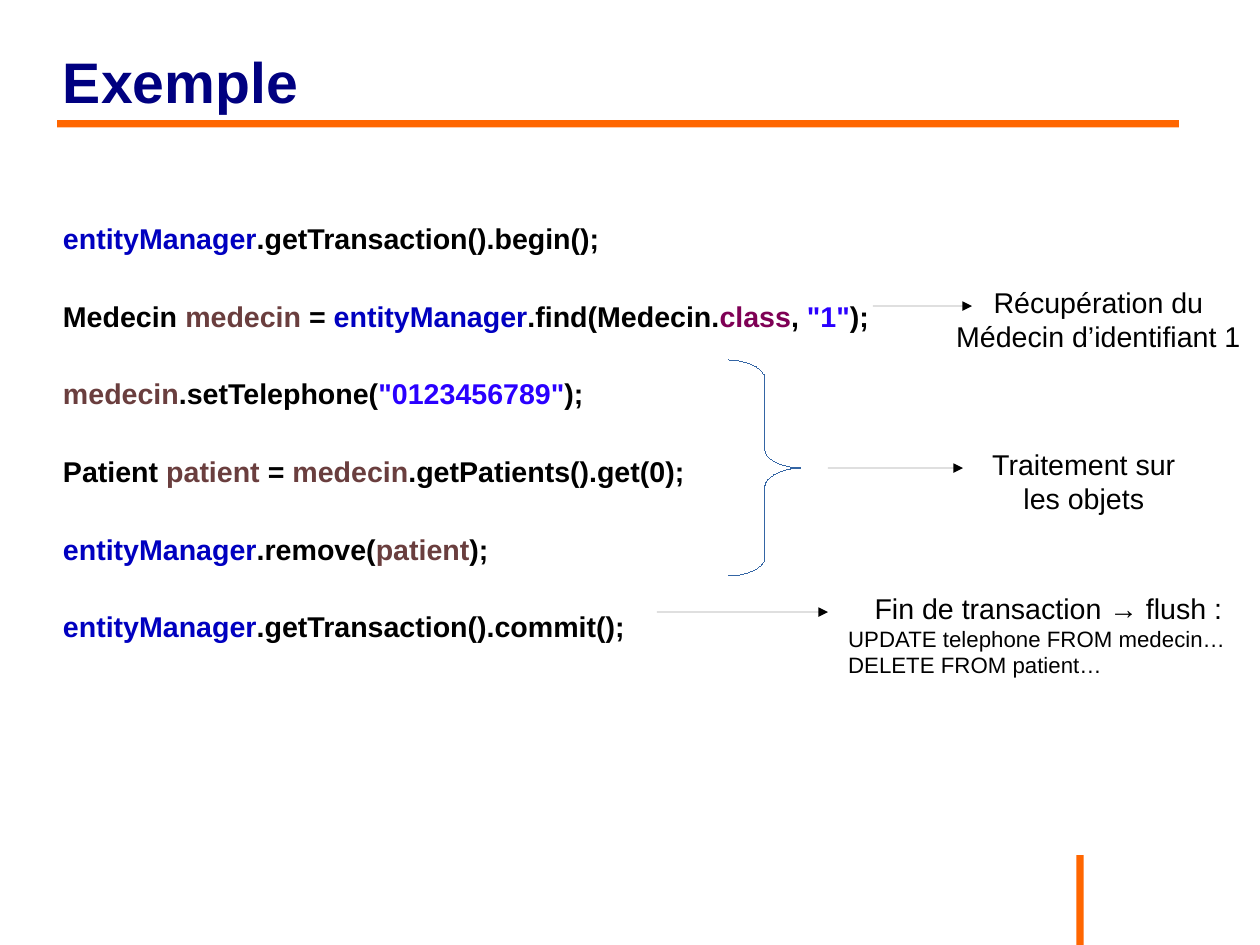
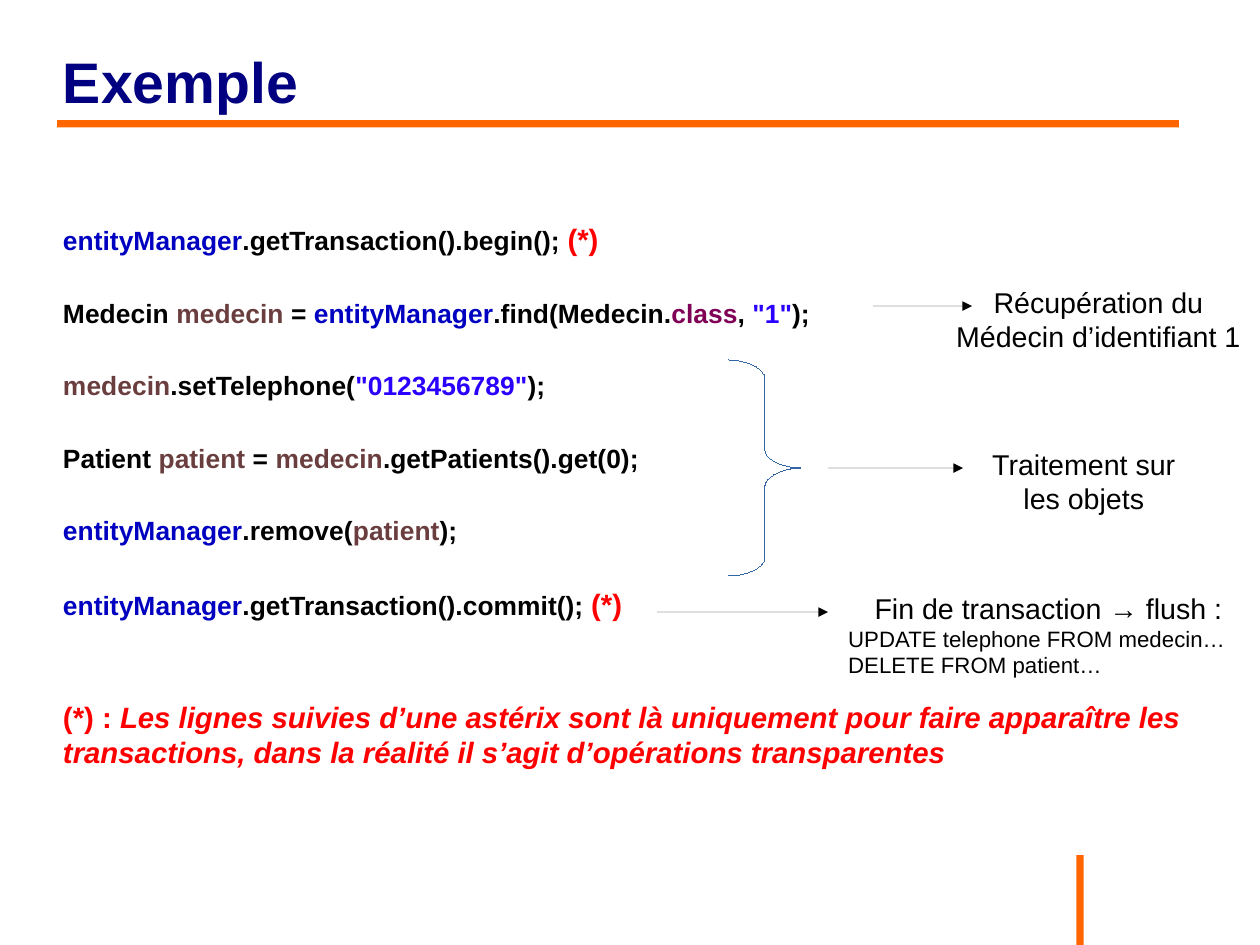
Before and after one commit to philphils/formation-hibernate-basique, a slide deck: slide 48 of Documentation/diapo_formation_hibernate.odp (slide 47 before the commit). Drawn at 1260x945 pixels with LibreOffice and Linux fonts; fonts in the diff are those of the drawing; background and template pictures are left out. Boxes give left, top, right and bottom in pixels: in the first picture for what was removed or moved away, otherwise in the second. Text is boxed around its words. In the diff, an @@ line names an element or a change of style, - is before the commit and + after.

```diff
--- a/Documentation/diapo_formation_hibernate.odp
+++ b/Documentation/diapo_formation_hibernate.odp
@@ text at (63, 231, 560, 256): text changed; size 18 to 16.6 pt @@
-entityManager.getTransaction().begin();
+entityManager.getTransaction().begin(); (*)
@@ text at (63, 304, 809, 546): size 18 to 16.6 pt in "Medecin medecin = entityManager.find(Medecin.class, "1");", "medecin.setTelephone("0123456789");", "Patient patient = medecin.getPatients().get(0);", "entityManager.remove(patient);" @@
@@ text at (63, 596, 1180, 769): text changed; size 18 to 18.5 pt; text colour #000000 to #FF0000; italic on @@
-entityManager.getTransaction().commit();
+entityManager.getTransaction().commit(); (*)
+(*) : Les lignes suivies d’une astérix sont là uniquement pour faire apparaître les transactions, dans la réalité il s’agit d’opérations transparentes
```
Also in this commit, not shown: 26 other slides changed, 2 slides added, 1 slide removed.
